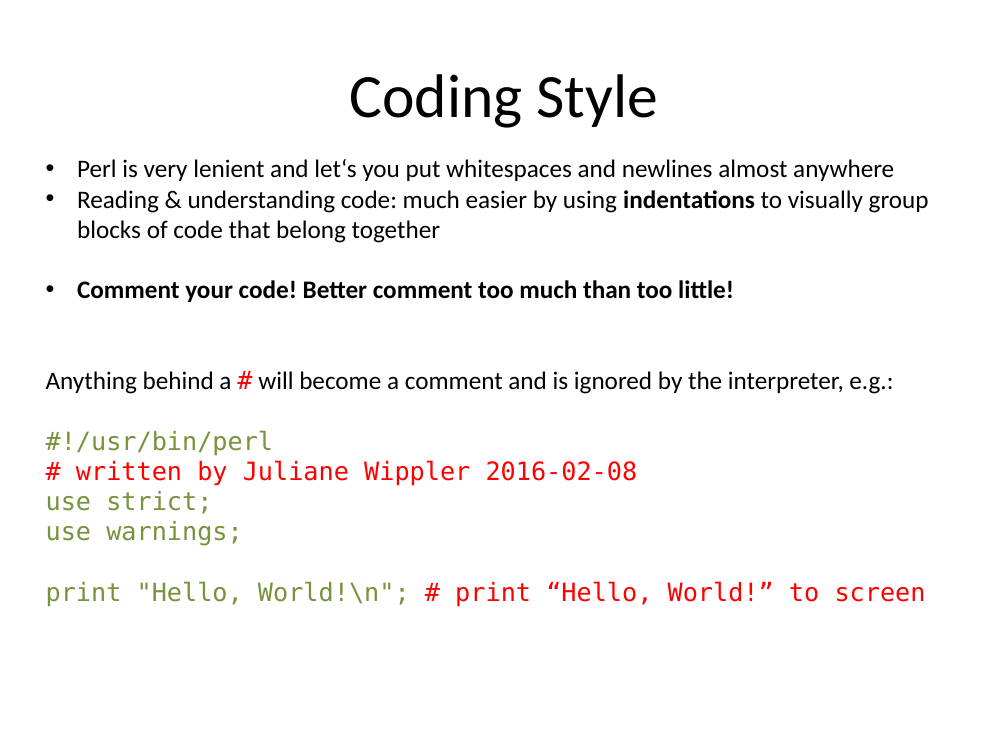
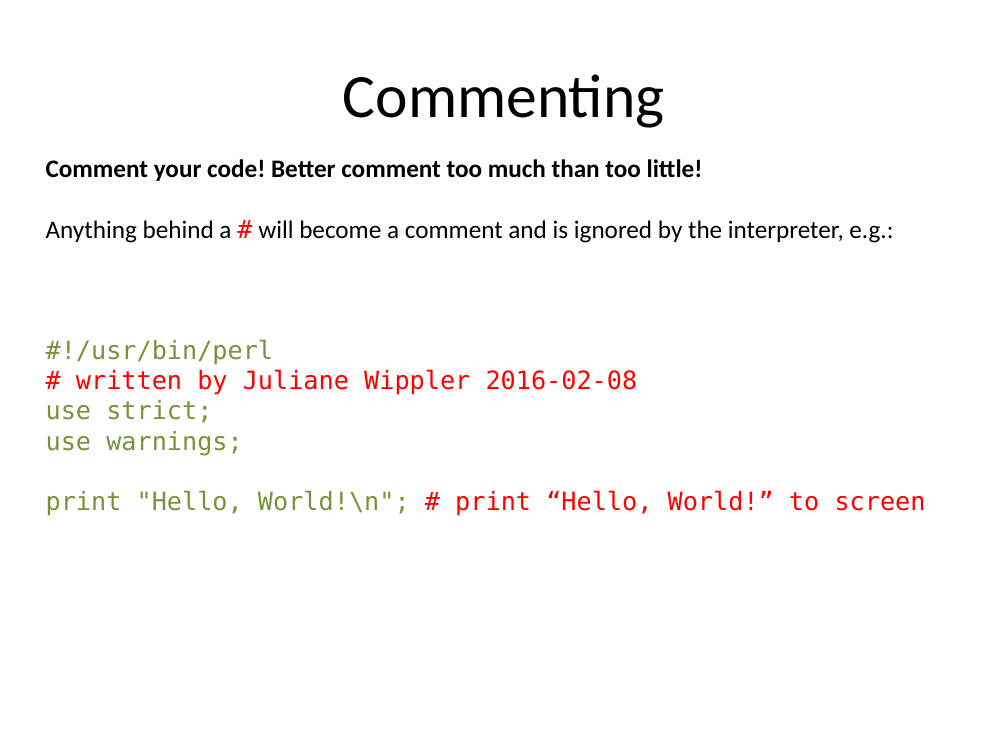
Before and after one commit to kbseah/perlcourse2017, a slide deck: slide 34 of Day1-1_JWI/Day1_intro_scalars_regex.pptx (slide 32 before the commit). Drawn at 1008x756 pixels with LibreOffice and Linux fonts; fonts in the diff are those of the drawing. Boxes give left, top, right and bottom in pixels: in the first picture for what was removed or moved away, otherwise in the second. Text is boxed around its words. In the diff, an @@ line names an element or a change of style, - is before the commit and + after.

```diff
--- a/Day1-1_JWI/Day1_intro_scalars_regex.pptx
+++ b/Day1-1_JWI/Day1_intro_scalars_regex.pptx
@@ title at (343, 74, 665, 128): text changed @@
-Coding Style
+Commenting
@@ text at (46, 159, 703, 181): bullet • to none @@
@@ text at (77, 159, 929, 243): paragraphs removed @@
-• Perl is very lenient and let‘s you put whitespaces and newlines almost anywhere
-• Reading & understanding code: much easier by using indentations to visually group blocks of code that belong together
```
Also in this commit, not shown: 15 other slides changed, 4 slides added, 3 other files.
